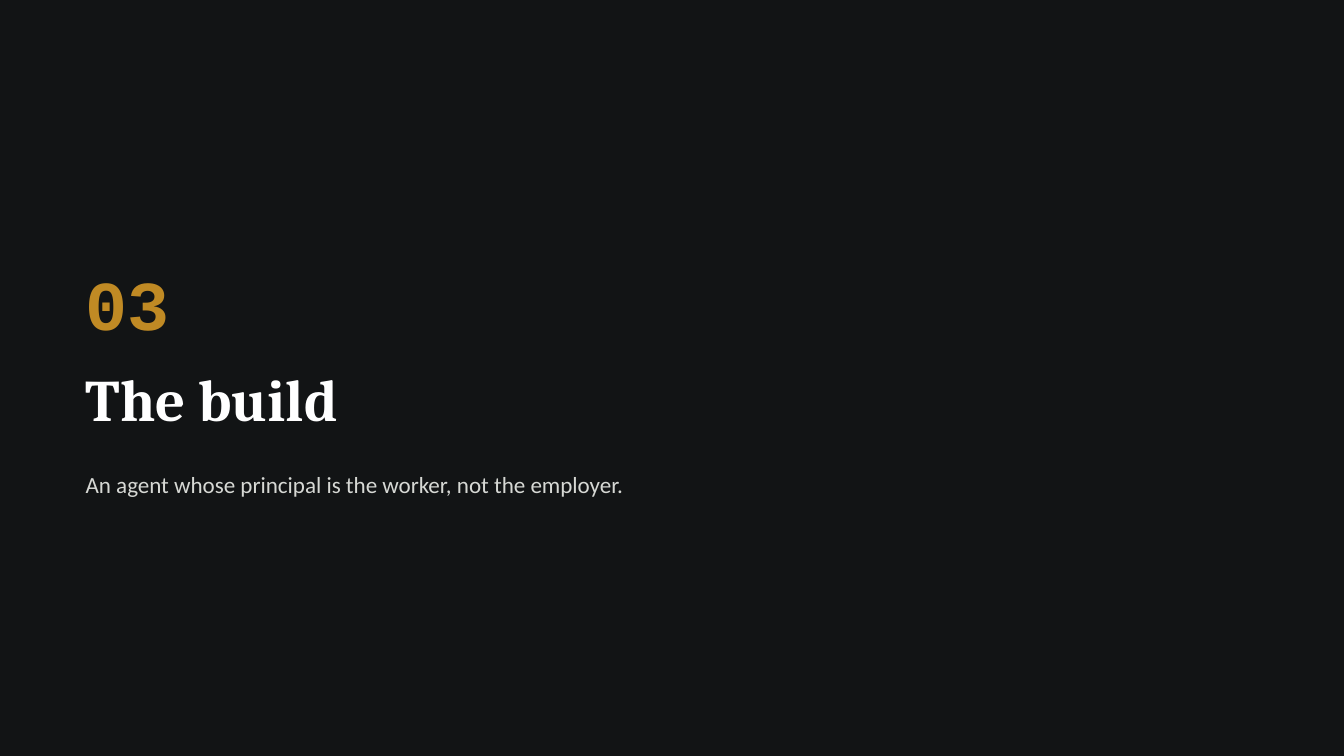
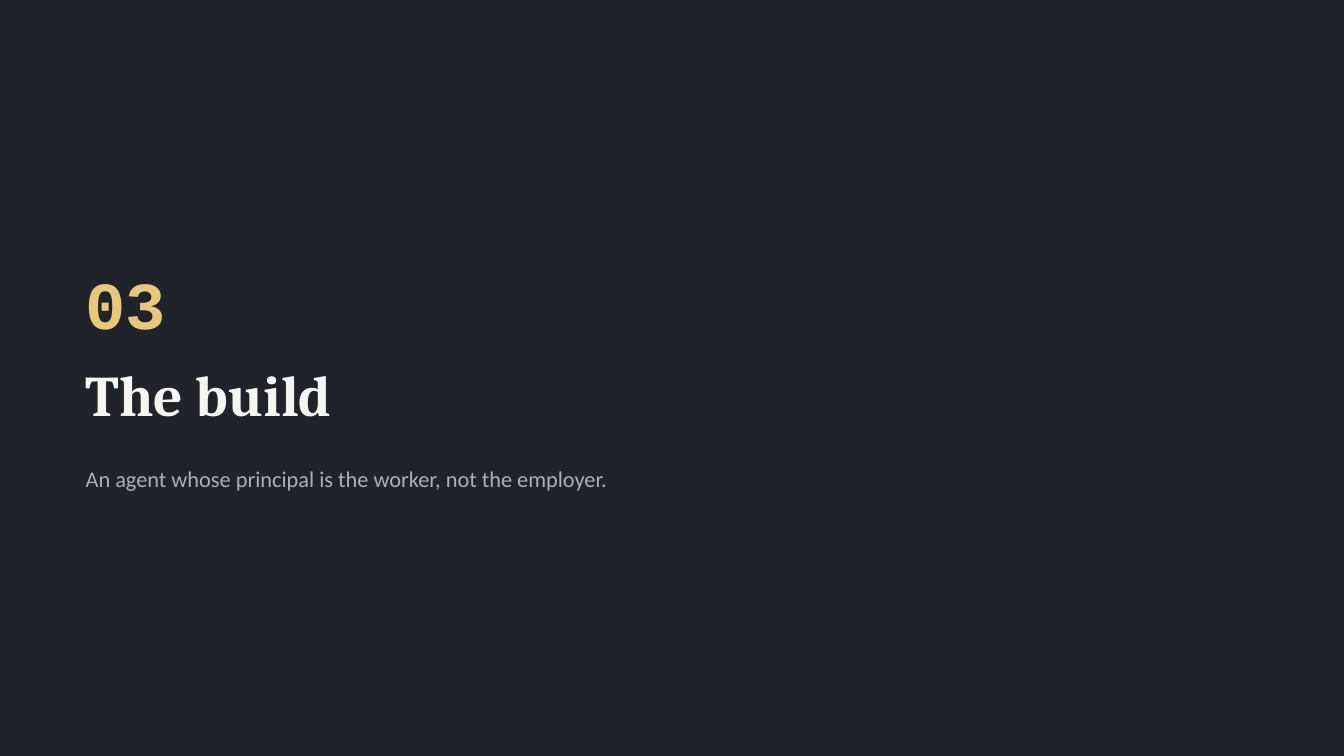
Before and after one commit to parthsevak2/curb-cut, a slide deck: slide 12 of submission/Curb-Cut.pptx (slide 11 before the commit). Drawn at 1344x756 pixels with LibreOffice and Linux fonts; fonts in the diff are those of the drawing. Boxes give left, top, right and bottom in pixels: in the first picture for what was removed or moved away, otherwise in the second. Text is boxed around its words. In the diff, an @@ line names an element or a change of style, - is before the commit and + after.

```diff
--- a/submission/Curb-Cut.pptx
+++ b/submission/Curb-Cut.pptx
@@ background #121415 to #20242A @@
@@ text "03" at [86,284,167,330]: size 50 to 48 pt, text colour #C08A24 to #E8C87A @@
@@ text "The build" at [86,376,332,417]: size 42 to 41 pt, text colour #FFFFFF to #F7F5EF @@
@@ text "An agent whose principal is ..." at [86,471,607,491]: size 16.5 to 16 pt, text colour #D6D8D4 to #A9B0B6 @@
```
Also in this commit, not shown: 18 other slides changed, 3 slides added, 1 other file.
